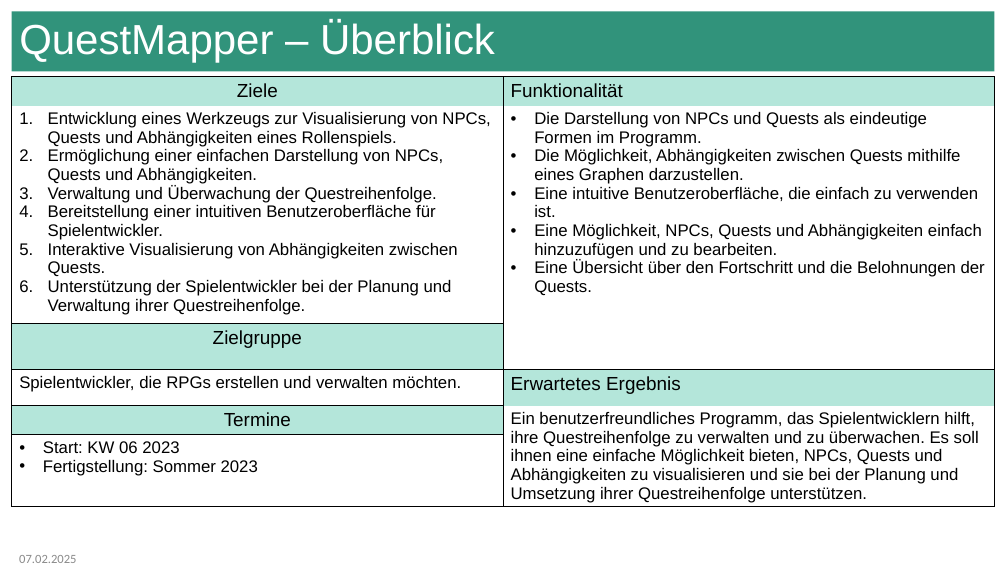
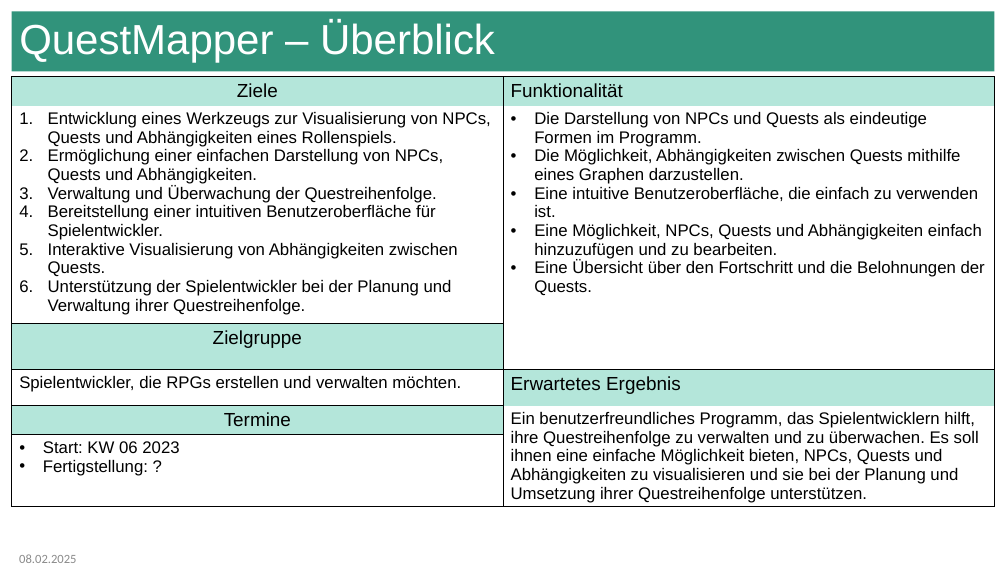
Before and after one commit to Sseidel248/QuestMapper, a slide deck: slide 1 of Project_Charter_-_QuestMapper.pptx. Drawn at 1008x567 pixels with LibreOffice and Linux fonts; fonts in the diff are those of the drawing. Boxes give left, top, right and bottom in pixels: in the first picture for what was removed or moved away, otherwise in the second. Text is boxed around its words. In the diff, an @@ line names an element or a change of style, - is before the commit and + after.

Commit message:
Tests redesigned, small changes in "Project_Charter_-_QuestMapper.pptx", renamed "Requirement_-_QuestMapper_2025_02_07.pdf to Requirement_-_QuestMapper.pdf"

```diff
--- a/Project_Charter_-_QuestMapper.pptx
+++ b/Project_Charter_-_QuestMapper.pptx
@@ table at box(11, 77, 994, 512) @@
-row 6, column 1: Start: KW 06 2023 / Fertigstellung: Sommer 2023
+row 6, column 1: Start: KW 06 2023 / Fertigstellung: ?
@@ text at box(19, 554, 76, 563): text changed @@
-07.02.2025
+08.02.2025
```
Also in this commit, not shown: 22 other slides changed, 6 other files.
